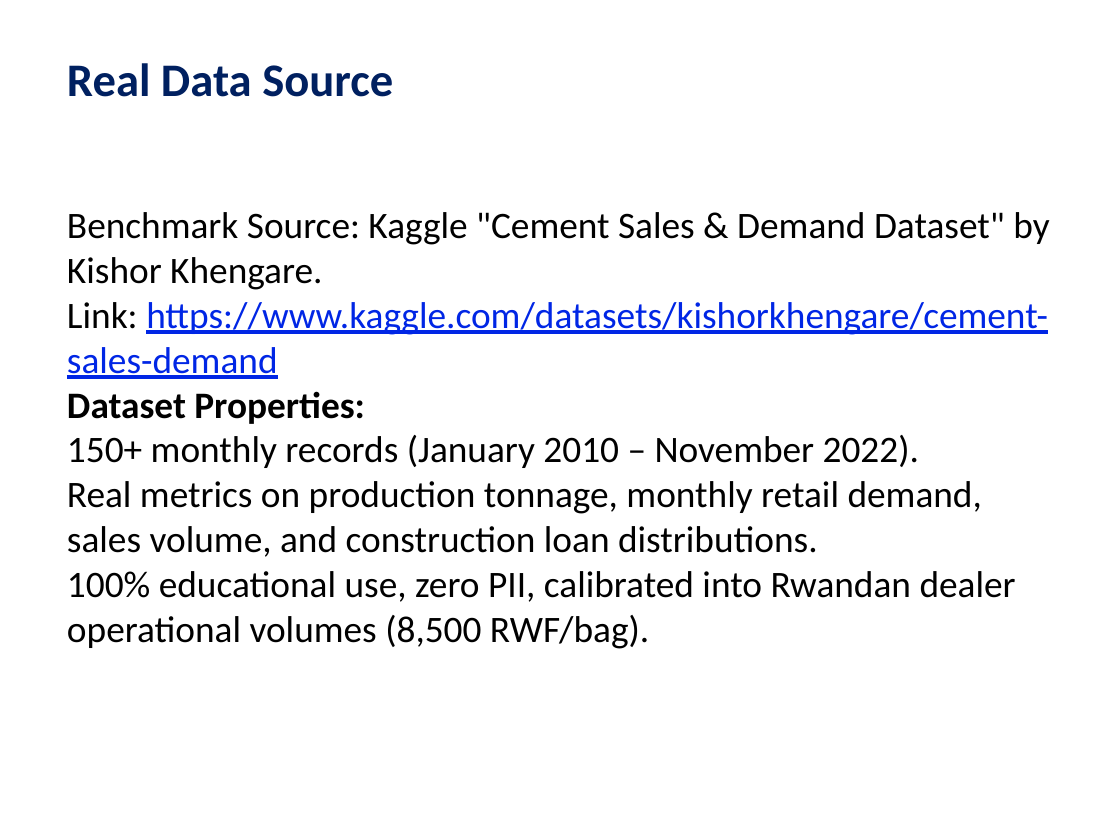
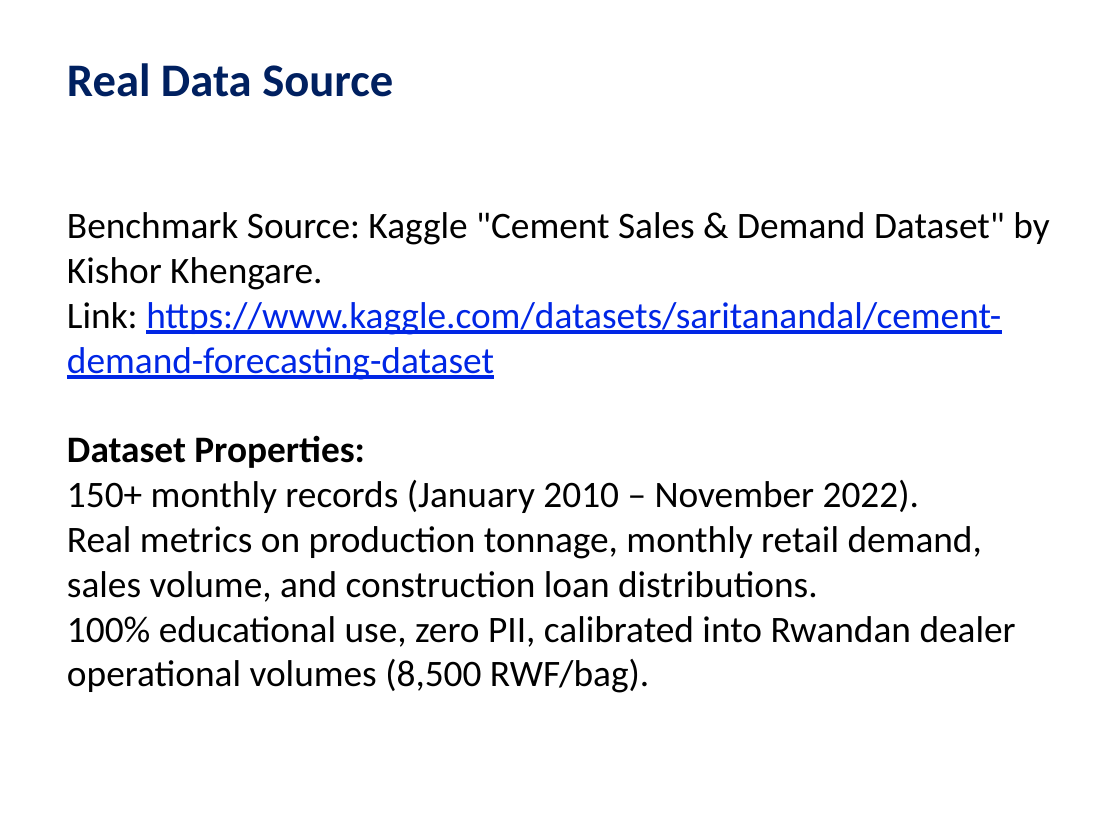
Before and after one commit to dushimimanaemmy/Emmanuel_20251SEN201_cimerwaTrack, a slide deck: slide 6 of docs/presentation/presentation_slides.pptx. Drawn at 1120x840 pixels with LibreOffice and Linux fonts; fonts in the diff are those of the drawing. Boxes give left, top, right and bottom in pixels: in the first picture for what was removed or moved away, otherwise in the second. Text is boxed around its words. In the diff, an @@ line names an element or a change of style, - is before the commit and + after.

```diff
--- a/docs/presentation/presentation_slides.pptx
+++ b/docs/presentation/presentation_slides.pptx
@@ text at (67,302,1001,380): text changed @@
-Link: https://www.kaggle.com/datasets/kishorkhengare/cement-sales-demand
+Link: https://www.kaggle.com/datasets/saritanandal/cement-demand-forecasting-dataset
```
Also in this commit, not shown: 7 other files.
